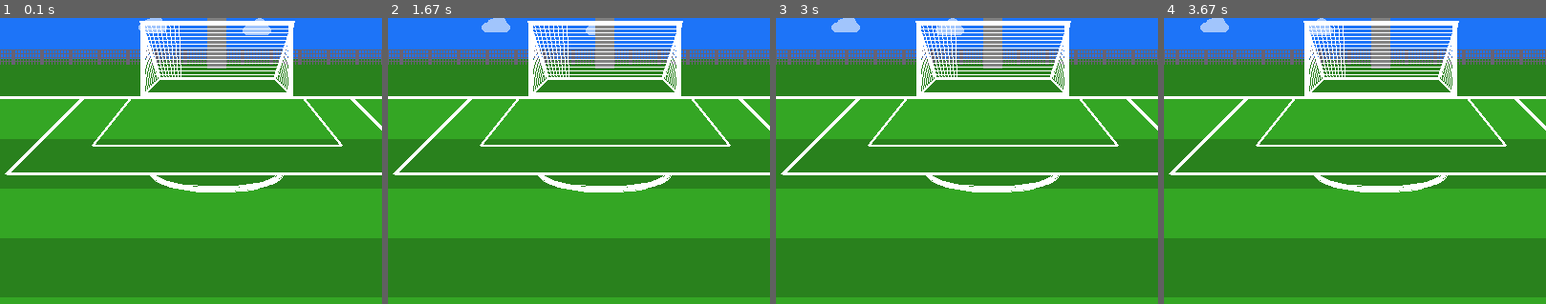
Above: before the commit, frames 1-4 (left to right).
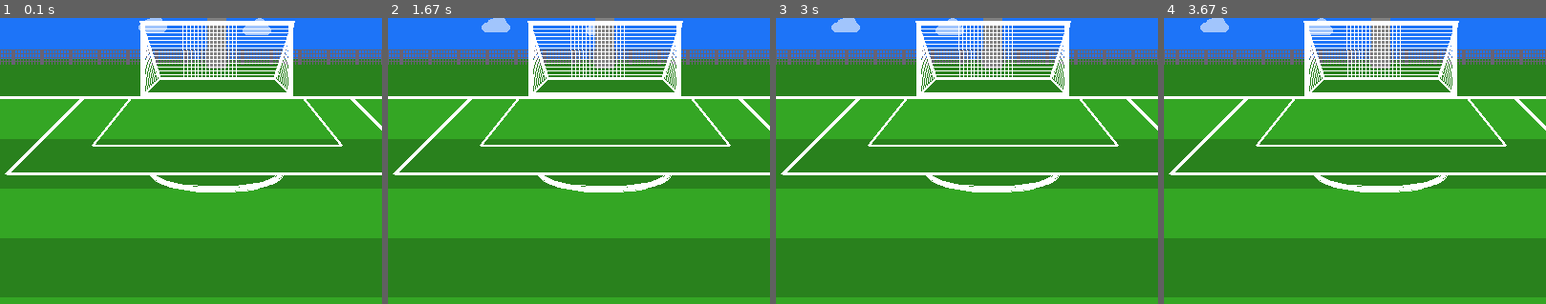
Above: after the commit, the same moments.

Repository: johoule/stuff
Game: pygame game, started from Intro to Pygame Graphics/major league soccer animation/graphics_v4.py
Two runs of this game, one before a commit and one after it. Both use one fixed random seed, a clock stepped at 60 frames per second and the inputs below.
Inputs:
- Up to frame 1 (0.1 s): no input
- Up to frame 2 (1.67 s): tap D at 0.33, 0.67 s
- Up to frame 3 (3 s): no input
- Up to frame 4 (3.67 s): no input
The pictures show only the part of the screen within x 22-72%, y 23-73%; the shares and areas given below are measured in that part.

The runs differ from the first frame. In frame 1, 0.8% of the frame differs, in the area x 38-62%, y 2-21%; in frame 2, 0.8%; in frame 3, 0.8%; in frame 4, 0.8%.

Commit message:
refactoring parts of net part 1 middle vert lines

Diff:
--- a/Intro to Pygame Graphics/major league soccer animation/graphics_v4.py
+++ b/Intro to Pygame Graphics/major league soccer animation/graphics_v4.py
@@ -242,12 +242,6 @@
     #     pygame.draw.line(screen, WHITE, [x+5, 140], [y+3, 200], 1)
     #     pygame.draw.line(screen, WHITE, [x+4, 140], [y+3, 200], 1)
 
-
-    # i = 0
-    # while (i < 34):
-    #     draw_net(325, 341)
-    #     i += 1
-
     # pygame.draw.line(screen, WHITE, [325, 140], [341, 200], 1)
     # pygame.draw.line(screen, WHITE, [330, 140], [344, 200], 1)
     # pygame.draw.line(screen, WHITE, [335, 140], [347, 200], 1)
@@ -258,14 +252,22 @@
     # pygame.draw.line(screen, WHITE, [360, 140], [362, 200], 1)
 
     # net part 1 (middle left vertical lines)
-    y = 338
-    for x in range(320, 360, 5):
-        pygame.draw.line(screen, WHITE, [x+5, 140], [y+3, 200], 1)
-        y += 3
+    # y = 338
+    # for x in range(320, 360, 5):
+    #     pygame.draw.line(screen, WHITE, [x+5, 140], [y+3, 200], 1)
+    #     y += 3
+
+    y = 361
+    for x in range(360, 376, 4):
+       pygame.draw.line(screen, WHITE, [x+4, 140], [y+4, 200], 1)
+       y += 4
+
     # pygame.draw.line(screen, WHITE, [364, 140], [365, 200], 1)
     # pygame.draw.line(screen, WHITE, [368, 140], [369, 200], 1)
     # pygame.draw.line(screen, WHITE, [372, 140], [373, 200], 1)
     # pygame.draw.line(screen, WHITE, [376, 140], [377, 200], 1)
+    for x in range(376, 420, 4):
+        pygame.draw.line(screen, WHITE, [x+4, 140], [x+4, 200], 1)
     # pygame.draw.line(screen, WHITE, [380, 140], [380, 200], 1)
     # pygame.draw.line(screen, WHITE, [384, 140], [384, 200], 1)
     # pygame.draw.line(screen, WHITE, [388, 140], [388, 200], 1)
@@ -277,11 +279,25 @@
     # pygame.draw.line(screen, WHITE, [412, 140], [412, 200], 1)
     # pygame.draw.line(screen, WHITE, [416, 140], [416, 200], 1)
     # pygame.draw.line(screen, WHITE, [420, 140], [420, 200], 1)
+
+
+
     # pygame.draw.line(screen, WHITE, [424, 140], [423, 200], 1)
+
+    # y = 423
+    # for x in range(424, 440, 4):
+    #    pygame.draw.line(screen, WHITE, [x+4, 140], [y+4, 200], 1)
+    #    y += 4
+
     # pygame.draw.line(screen, WHITE, [428, 140], [427, 200], 1)
     # pygame.draw.line(screen, WHITE, [432, 140], [431, 200], 1)
     # pygame.draw.line(screen, WHITE, [436, 140], [435, 200], 1)
     # pygame.draw.line(screen, WHITE, [440, 140], [438, 200], 1)
+
+    # y = 420
+    # for x in range(420, 440, 4):
+    #     pygame.draw.line(screen, WHITE, [x+4, 140], [y+3, 200], 1)
+    #     y += 3
     # pygame.draw.line(screen, WHITE, [445, 140], [441, 200], 1)
     # pygame.draw.line(screen, WHITE, [450, 140], [444, 200], 1)
     # pygame.draw.line(screen, WHITE, [455, 140], [447, 200], 1)
